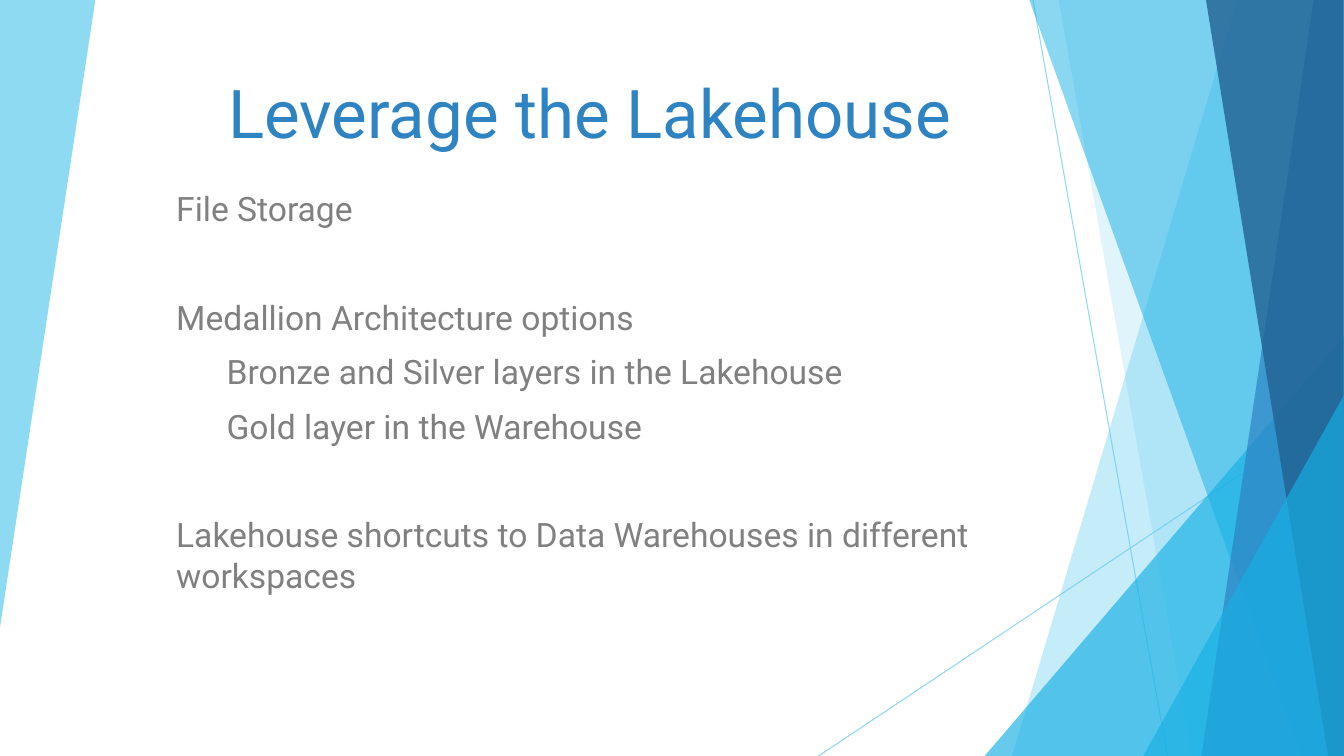
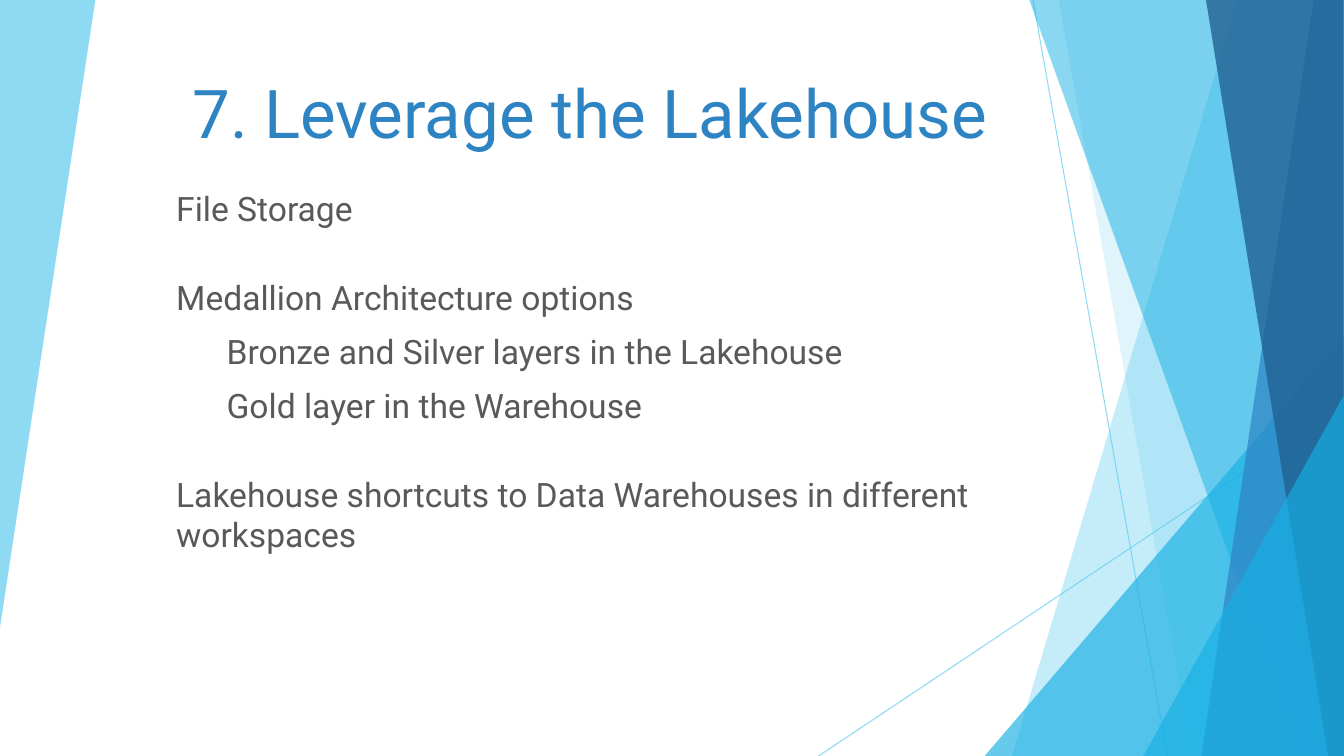
Before and after one commit to DrJekyll325/Presentations, a slide deck: slide 28 of Microsoft Fabric/Tips and Tricks for Microsoft Fabric Data Warehouse/20250717 - Nashville Power BI User Group - Tips and Tricks for Microsoft Fabric Data Warehouse.pptx (slide 25 before the commit). Drawn at 1344x756 pixels with LibreOffice and Linux fonts; fonts in the diff are those of the drawing. Boxes give left, top, right and bottom in pixels: in the first picture for what was removed or moved away, otherwise in the second. Text is boxed around its words. In the diff, an @@ line names an element or a change of style, - is before the commit and + after.

```diff
--- a/Microsoft Fabric/Tips and Tricks for Microsoft Fabric Data Warehouse/20250717 - Nashville Power BI User Group - Tips and Tricks for Microsoft Fabric Data Warehouse.pptx
+++ b/Microsoft Fabric/Tips and Tricks for Microsoft Fabric Data Warehouse/20250717 - Nashville Power BI User Group - Tips and Tricks for Microsoft Fabric Data Warehouse.pptx
@@ title at <box>192,87,987,152</box>: text changed @@
-Leverage the Lakehouse
+7. Leverage the Lakehouse
@@ subtitle "File Storage" at <box>176,196,968,554</box>: text colour #808080 to #595959 @@
```
Also in this commit, not shown: 19 other slides changed, 3 slides added, 1 slide removed.
